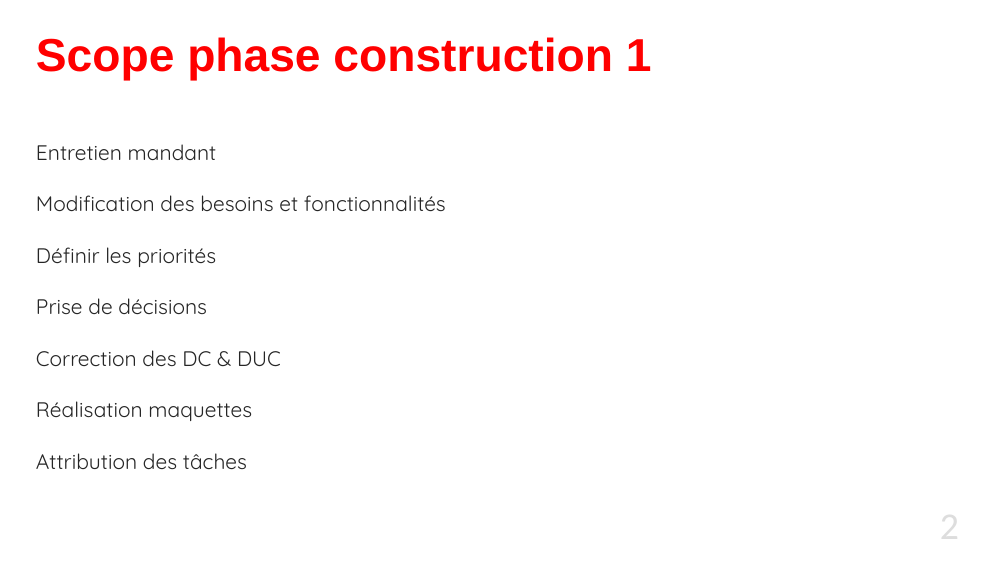
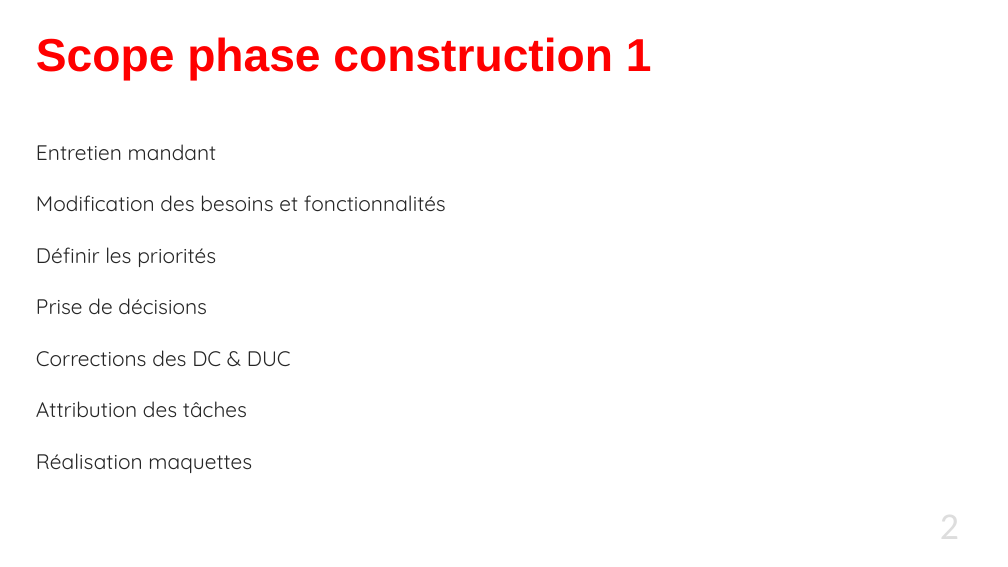
Before and after one commit to stevenfavre/Projet-sur-mandat---FC-Champel, a slide deck: slide 2 of Projet sur mandat - Semaine 2.pptx. Drawn at 1008x567 pixels with LibreOffice and Linux fonts; fonts in the diff are those of the drawing. Boxes give left, top, right and bottom in pixels: in the first picture for what was removed or moved away, otherwise in the second. Text is boxed around its words. In the diff, an @@ line names an element or a change of style, - is before the commit and + after.

```diff
--- a/Projet sur mandat - Semaine 2.pptx
+++ b/Projet sur mandat - Semaine 2.pptx
@@ text at (36,350,291,417): text changed @@
-Correction des DC & DUC
+Corrections des DC & DUC
+Attribution des tâches
@@ text at (36,453,247,469): paragraph removed @@
-Attribution des tâches
```
Also in this commit, not shown: 1 other slide changed.
